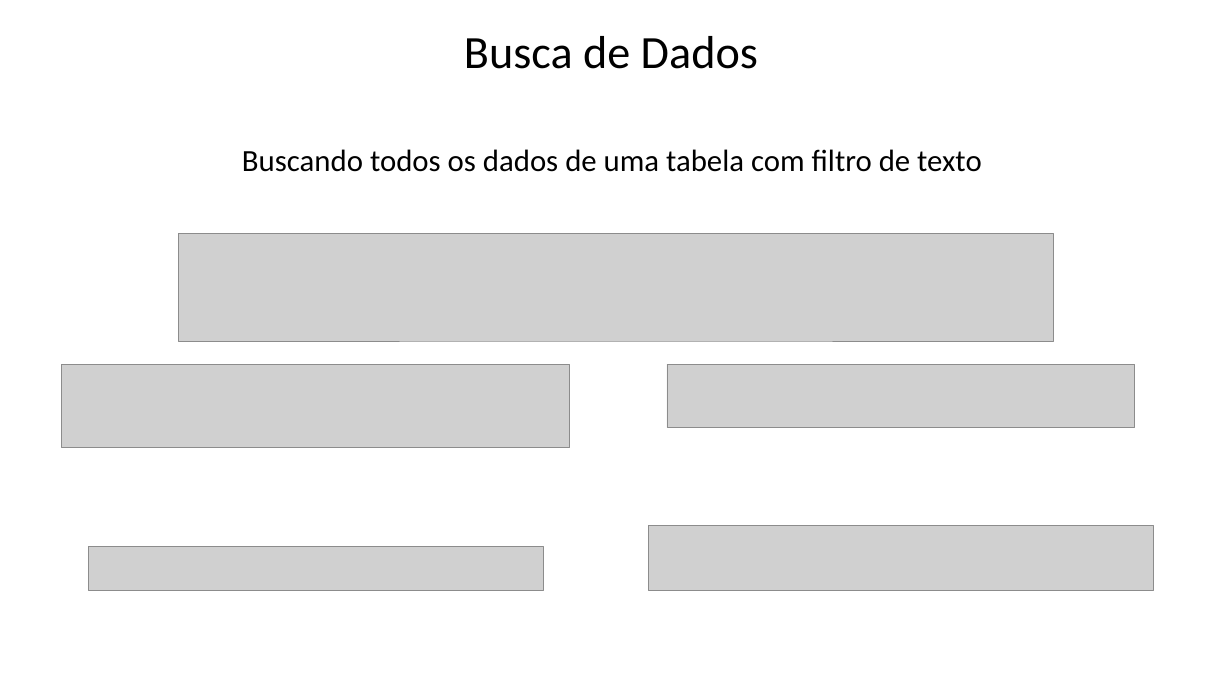
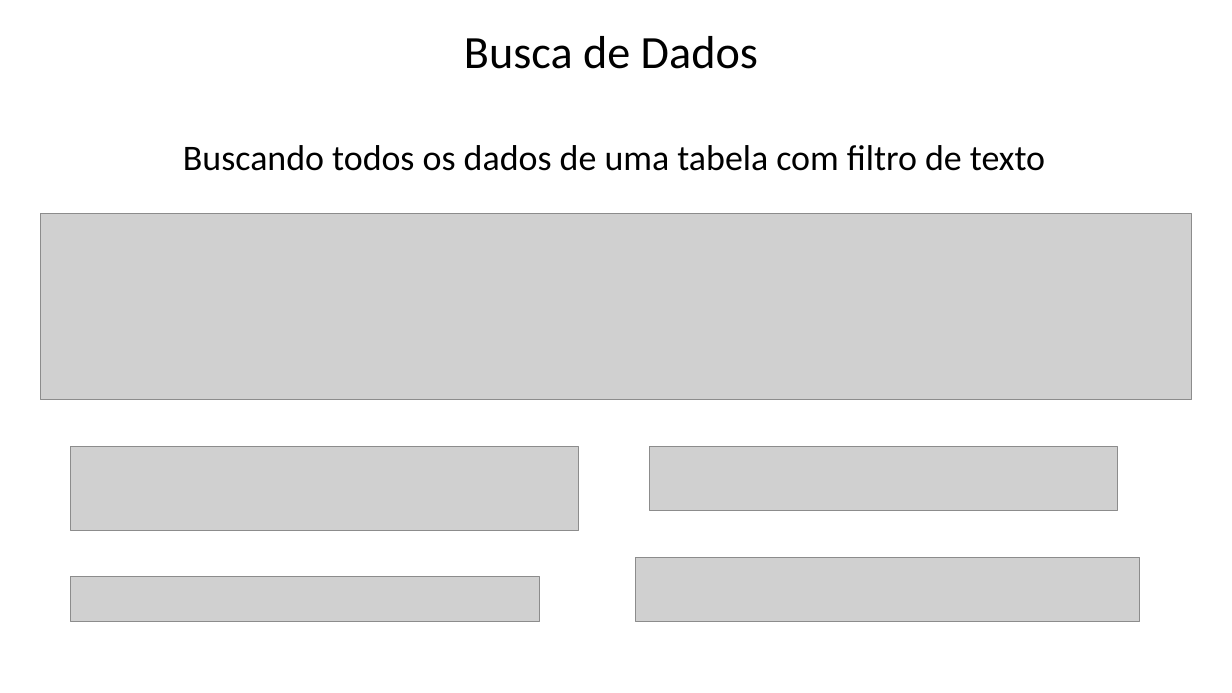
Before and after one commit to Felipe-Tagawa/C07-Monitoria, a slide deck: slide 11 of Aula 3/ComandosBásicos.pptx. Drawn at 1232x693 pixels with LibreOffice and Linux fonts; fonts in the diff are those of the drawing; grey boxes stand for pictures; background and template pictures are left out. Boxes give left, top, right and bottom in pixels: in the first picture for what was removed or moved away, otherwise in the second. Text is boxed around its words. In the diff, an @@ line names an element or a change of style, - is before the commit and + after.

```diff
--- a/Aula 3/ComandosBásicos.pptx
+++ b/Aula 3/ComandosBásicos.pptx
@@ text "Buscando todos os dados de ...": place and size @@
-text "Buscando todos os dados de ..." at (242, 149, 982, 172)
+text "Buscando todos os dados de ..." at (183, 145, 1045, 171)
@@ text "Buscando todos os dados de ..." at (183, 145, 1045, 171): size 24 to 28 pt @@
@@ picture: place and size @@
-picture at (179, 233, 1054, 341)
+picture at (41, 213, 1192, 400)
@@ picture: place and size @@
-picture at (62, 364, 570, 448)
+picture at (70, 446, 579, 531)
@@ picture: place and size @@
-picture at (667, 364, 1135, 428)
+picture at (650, 446, 1117, 510)
@@ picture: place and size @@
-picture at (649, 526, 1153, 591)
+picture at (636, 557, 1141, 622)
@@ picture: place and size @@
-picture at (88, 547, 543, 591)
+picture at (70, 577, 540, 621)
```
Also in this commit, not shown: 10 other slides changed, 8 other files.
